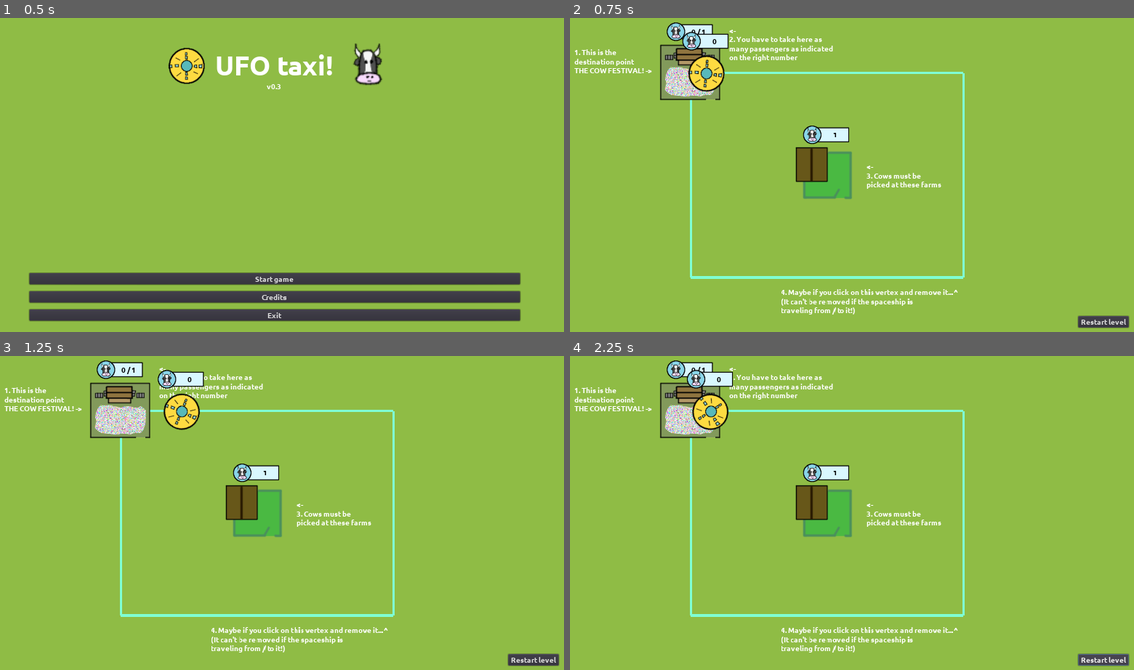
Above: before the commit, frames 1-4 (two rows, left to right).
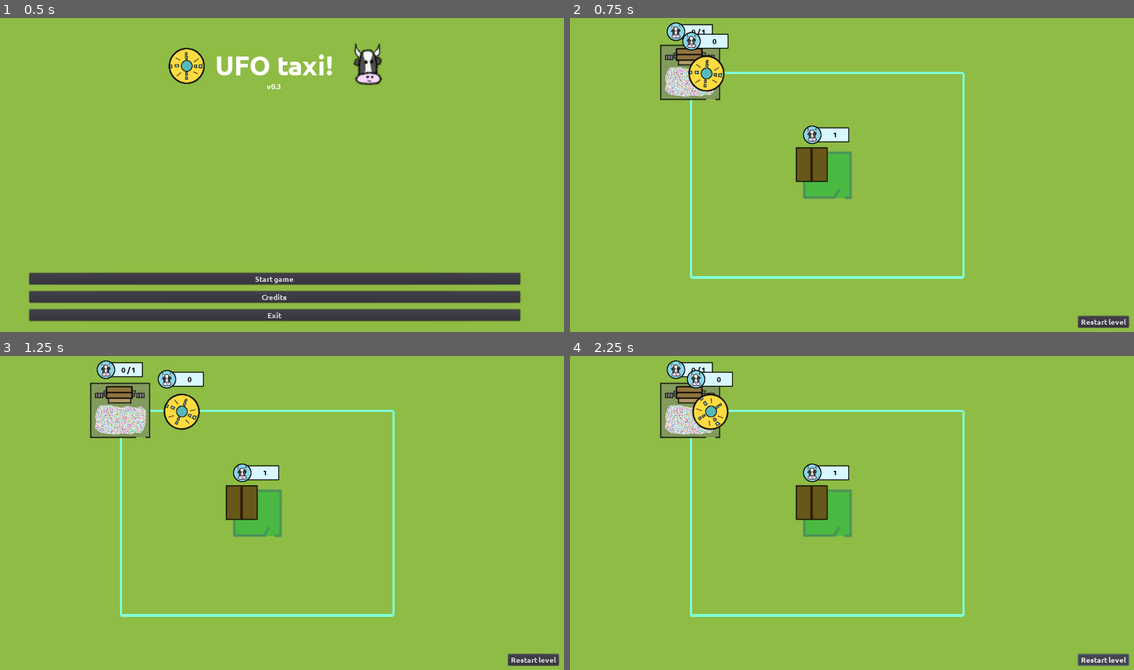
Above: after the commit, the same moments.

Repository: moisesjbc/ufo-taxi
Game: Godot game, scene res://menus/main_menu/main_menu.tscn
Two runs of this game, one before a commit and one after it. Both use one fixed random seed, a clock stepped at 60 frames per second and the inputs below.
Inputs:
- Up to frame 1 (0.5 s): no input
- Up to frame 2 (0.75 s): click "Start game" at 0.5 s
- Up to frame 3 (1.25 s): no input
- Up to frame 4 (2.25 s): click "Restart level" at 1.25 s; click "Restart level" at 2 s

Frame 1 is identical in both runs. In frame 2, 1.7% of the frame differs, in the area x 0-69%, y 3-95%; in frame 3, 1.6%; in frame 4, 1.7%.

Commit message:
Now levels are loaded from JSON files

Diff:
--- /dev/null
+++ b/godot-project/gameplay/main/level.gd
@@ -0,0 +1,63 @@
+extends Node
+
+"""
+Utility script for loading the level data from a JSON file.
+"""
+
+var railtrack_nodes = []
+
+var pickup_area_positions = []
+
+# null = Unlimited actions
+var n_remaining_actions = null
+
+var area_51_positions = []
+
+var campaign_index = null;
+var level_index = null;
+
+func load_from_file(campaign_index: int, level_index: int):
+	"""
+	Loads the level info from the JSON file indexed by the given campaign_index
+	and level_index
+	"""
+	# Source: https://godotengine.org/qa/8291/how-to-parse-a-json-file-i-wrote-myself
+	var file = File.new()
+	file.open(self._get_level_filepath(campaign_index, level_index), file.READ)
+	var text = file.get_as_text()
+
+	var dict = JSON.parse(text).result
+
+	file.close()
+	railtrack_nodes = self._read_vector2_list_from_json(dict['railtrack_nodes'])
+	pickup_area_positions = self._read_vector2_list_from_json(dict['pickup_area_positions'])
+	area_51_positions = self._read_vector2_list_from_json(dict['area_51_positions'])
+	n_remaining_actions = dict['n_remaining_actions']
+
+	self.campaign_index = campaign_index
+	self.level_index = level_index
+
+
+func _read_vector2_list_from_json(json_list):
+	"""
+	Reads a list of tuples from the given JSON list and returns an array
+	of Vector2 from it.
+	"""
+	var res = []
+
+	for json_railtrack_node in json_list:
+		res.push_back(Vector2(json_railtrack_node[0], json_railtrack_node[1]))
+
+	return res
+
+
+func _get_level_filepath(campaign_index: int, level_index: int):
+	return "res://levels/campaign/campaign_" + str(campaign_index) + "/" + str(level_index) + ".json";
+
+
+func load_next_level():
+	# Source: https://godotengine.org/qa/424/how-do-you-check-if-a-file-resource-exist
+	if File.new().file_exists(_get_level_filepath(campaign_index, level_index + 1)):
+		self.load_from_file(campaign_index, level_index + 1)
+	else:
+		get_tree().change_scene("res://menus/ending/ending.tscn")
--- a/godot-project/gameplay/main/main.gd
+++ b/godot-project/gameplay/main/main.gd
@@ -2,7 +2,6 @@
 
 signal game_over
 
-var current_level = null
 onready var pickup_area_scene = preload("res://gameplay/pickup_area/pickup_area.tscn")
 onready var area_51_scene = preload("res://gameplay/area_51/area_51.tscn")
 
@@ -16,26 +15,17 @@
 
 
 func set_current_level(level_index):
-	if current_level:
-		for child in current_level.get_children():
-			child.visible = false
+	$current_level.load_from_file(0, level_index)
+	reset_current_level()
 
-		if current_level.has_method('end'):
-			current_level.end()
 
-	current_level = $levels.get_node(str(level_index))
-	$railtrack.reset(current_level.railtrack_nodes, current_level.n_remaining_actions)
-	$destination_area.reset($railtrack, len(current_level.pickup_area_positions))
-	$gui/remaining_actions_label.visible = (current_level.n_remaining_actions != null)
+func reset_current_level():
+	$railtrack.reset($current_level.railtrack_nodes, $current_level.n_remaining_actions)
+	$destination_area.reset($railtrack, len($current_level.pickup_area_positions))
+	$gui/remaining_actions_label.visible = ($current_level.n_remaining_actions != null)
 
-	instantiate_areas($pickup_areas, current_level.pickup_area_positions, pickup_area_scene)
-	instantiate_areas($area_51_areas, current_level.area_51_positions, area_51_scene)
-
-	for child in current_level.get_children():
-		child.visible = true
-
-	if current_level.has_method('start'):
-		current_level.start()
+	instantiate_areas($pickup_areas, $current_level.pickup_area_positions, pickup_area_scene)
+	instantiate_areas($area_51_areas, $current_level.area_51_positions, area_51_scene)
 
 
 func instantiate_areas(parent_node, positions, scene):
@@ -48,15 +38,12 @@
 		area.global_position = position
 
 func next_level():
-	if current_level != null:
-		if $levels.get_node(str(int(current_level.name) + 1)):
-			set_current_level(int(current_level.name) + 1)
-		else:
-			get_tree().change_scene("res://menus/ending/ending.tscn")
+	$current_level.load_next_level()
+	reset_current_level()
 
 func restart_level():
-	if current_level != null:
-		set_current_level(int(current_level.name))
+	if $current_level != null:
+		set_current_level($current_level.level_index)
 
 func _on_destination_area_all_passengers_left():
 	$gui/level_win_menu.display()
--- a/godot-project/gameplay/main/main.tscn
+++ b/godot-project/gameplay/main/main.tscn
@@ -12,6 +12,7 @@
 [ext_resource path="res://fonts/Ubuntu-B.ttf" type="DynamicFontData" id=10]
 [ext_resource path="res://gameplay/main/levels/3.gd" type="Script" id=11]
 [ext_resource path="res://menus/game_over_menu/game_over.tscn" type="PackedScene" id=12]
+[ext_resource path="res://gameplay/main/level.gd" type="Script" id=13]
 
 [sub_resource type="DynamicFont" id=1]
 size = 30
@@ -31,6 +32,9 @@
 position = Vector2( 383.882, -112.246 )
 
 [node name="warning_label" parent="." instance=ExtResource( 2 )]
+
+[node name="current_level" type="Node" parent="."]
+script = ExtResource( 13 )
 
 [node name="levels" type="Node" parent="."]
 
--- /dev/null
+++ b/godot-project/levels/campaign/campaign_0/0.json
@@ -0,0 +1,14 @@
+{
+    "version": "0.3",
+    "railtrack_nodes": [
+        [300, 150],
+	    [900, 150],
+	    [900, 600],
+	    [300, 600]
+    ],
+    "pickup_area_positions": [
+        [600, 375]
+    ],
+    "n_remaining_actions": null,
+    "area_51_positions": []
+}
--- /dev/null
+++ b/godot-project/levels/campaign/campaign_0/1.json
@@ -0,0 +1,13 @@
+{
+    "version": "0.3",
+    "railtrack_nodes": [
+        [500, 200],
+	    [800, 600],
+	    [200, 600]
+    ],
+    "pickup_area_positions": [
+        [750, 300]
+    ],
+    "n_remaining_actions": null,
+    "area_51_positions": []
+}
--- /dev/null
+++ b/godot-project/levels/campaign/campaign_0/2.json
@@ -0,0 +1,18 @@
+{
+    "version": "0.3",
+    "railtrack_nodes": [
+        [500, 150],
+	    [800, 200],
+	    [900, 400],
+	    [800, 600],
+	    [500, 700],
+	    [200, 600],
+	    [100, 400],
+	    [200, 200]
+    ],
+    "pickup_area_positions": [
+        [500, 470]
+    ],
+    "n_remaining_actions": 2,
+    "area_51_positions": []
+}
--- /dev/null
+++ b/godot-project/levels/campaign/campaign_0/3.json
@@ -0,0 +1,19 @@
+{
+    "version": "0.3",
+    "railtrack_nodes": [
+        [200, 200],
+	    [900, 200],
+	    [900, 500],
+	    [700, 650],
+	    [400, 650],
+	    [200, 500]
+    ],
+    "pickup_area_positions": [
+        [700, 500],
+	    [400, 500]
+    ],
+    "n_remaining_actions": null,
+    "area_51_positions": [
+        [550, 650]
+    ]
+}
Not shown: 1 places in godot-project/gameplay/main/main.tscn that only renumber resources
